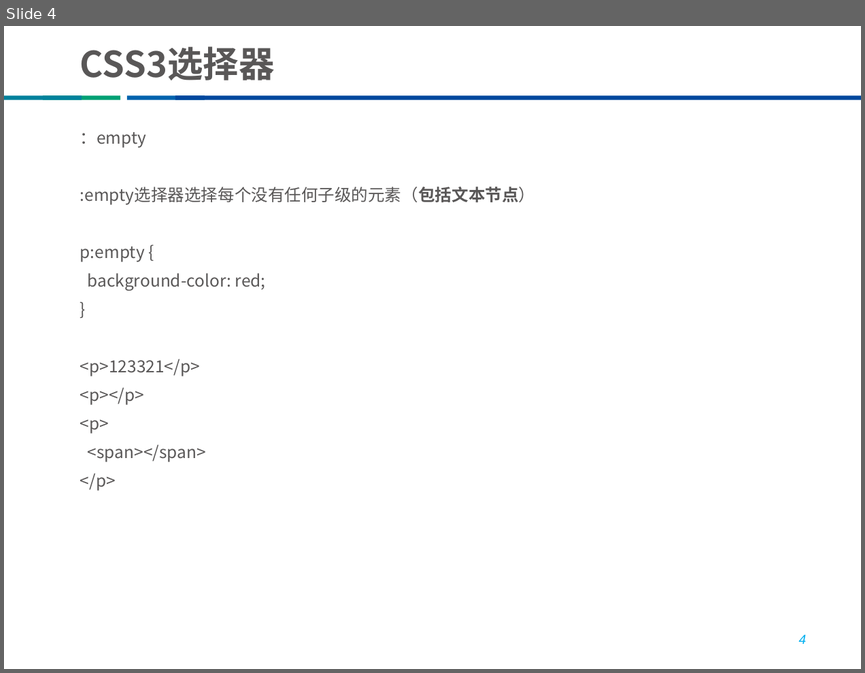
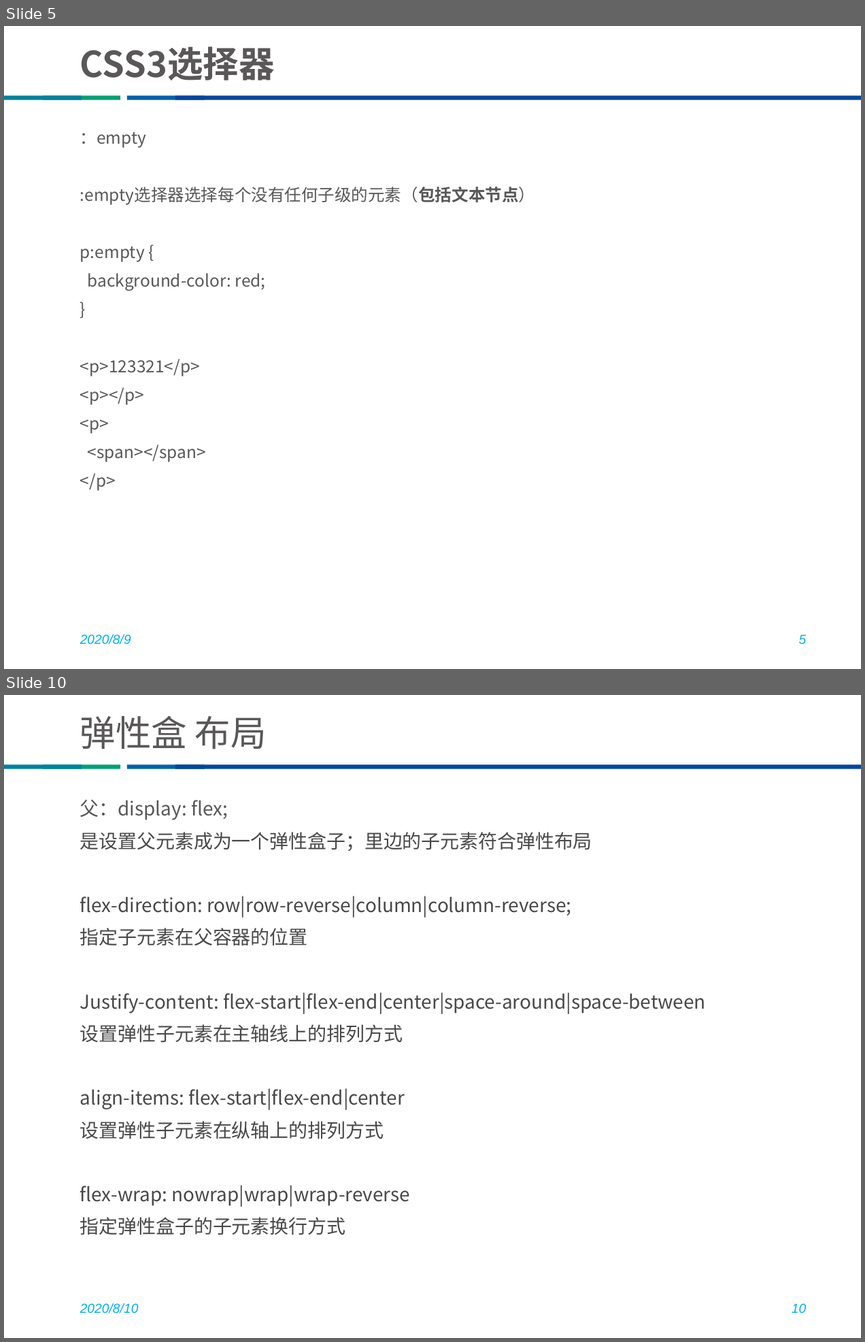
Before and after one commit to he8hepeng/thunisoftCli3, a slide deck: css教案（修改版）.pptx. Shown one above the other, each under a label of ours: slide 4 before the commit, slides 5 and 10 after it; the slides between them are not shown. The pictures are 865x673 and 865x1342 pixels, drawn with LibreOffice and Linux fonts; fonts in the diff are those of the drawing; background and template pictures are left out. Boxes give left, top, right and bottom in pixels: in the first picture for what was removed or moved away, otherwise in the second. Text is boxed around its words. In the diff, an @@ line names an element or a change of style, - is before the commit and + after.

```diff
--- a/css教案（修改版）.pptx
+++ b/css教案（修改版）.pptx
@@ slide 10 added at box(4, 695, 861, 1338), background #FFFFFF; not listed: 4 template elements that a slide beside it also shows @@
@@ title added at box(80, 716, 266, 749), 30 pt, text #595757 @@
+弹性盒 布局
@@ text added at box(80, 800, 706, 1235), 16 pt, text #494949 @@
+父：display: flex;
+是设置父元素成为一个弹性盒子；里边的子元素符合弹性布局
+flex-direction: row|row-reverse|column|column-reverse;
+指定子元素在父容器的位置
+Justify-content: flex-start|flex-end|center|space-around|space-between
+设置弹性子元素在主轴线上的排列方式
+align-items: flex-start|flex-end|center
+设置弹性子元素在纵轴上的排列方式
+flex-wrap: nowrap|wrap|wrap-reverse
+指定弹性盒子的子元素换行方式
@@ text added at box(80, 1303, 139, 1313), 11 pt, text #00B0F0, italic @@
+2020/8/10
@@ page number added at box(791, 1303, 806, 1312), 11 pt, text #00B0F0, italic @@
+10
@@ what was slide 4 is now slide 5 @@
@@ slide 5 changed as well @@
@@ text added at box(80, 634, 131, 644), 11 pt, text #00B0F0, italic @@
+2020/8/9
@@ page number at box(799, 634, 806, 644): text changed @@
-4
+5
```
Also in this commit, not shown: 4 other slides changed, 6 other slides added, 15 other files.
